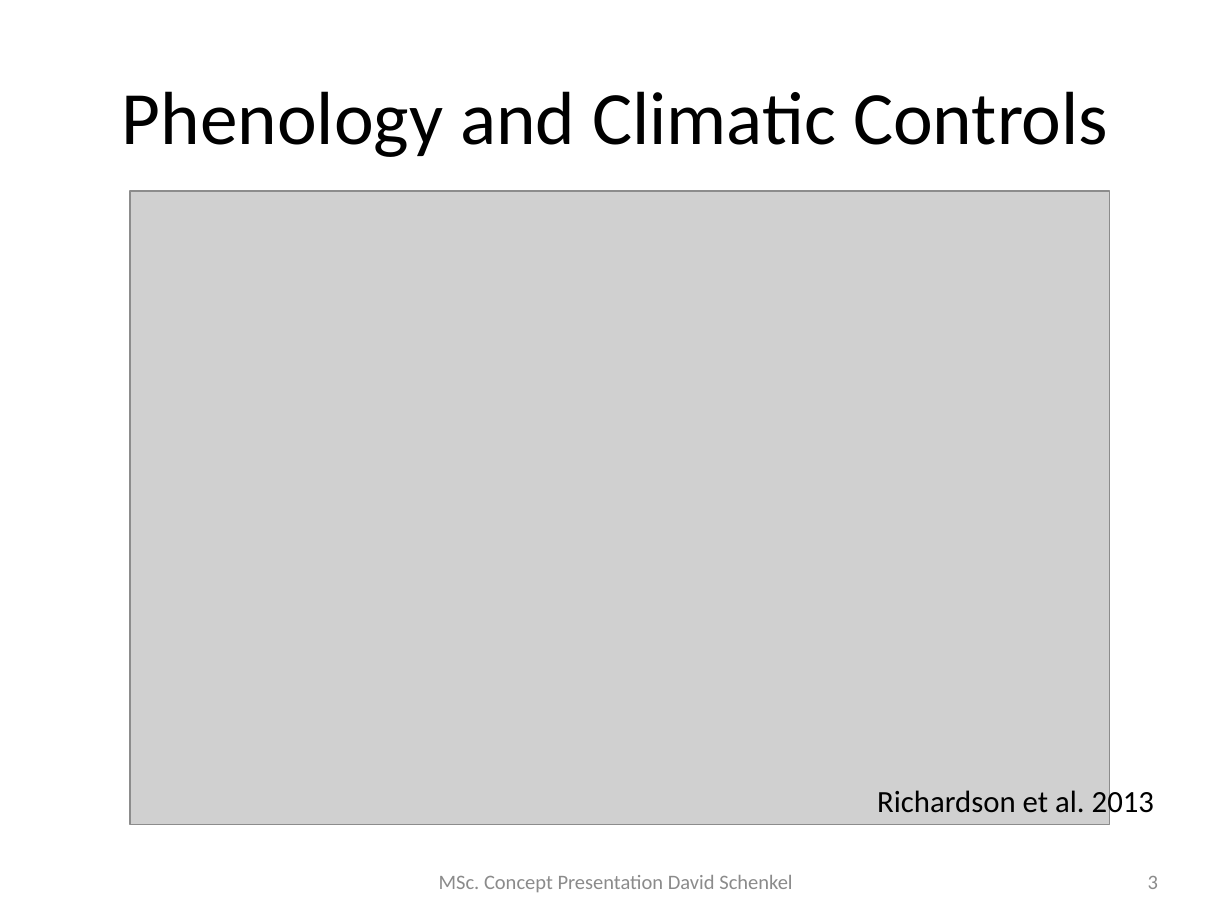
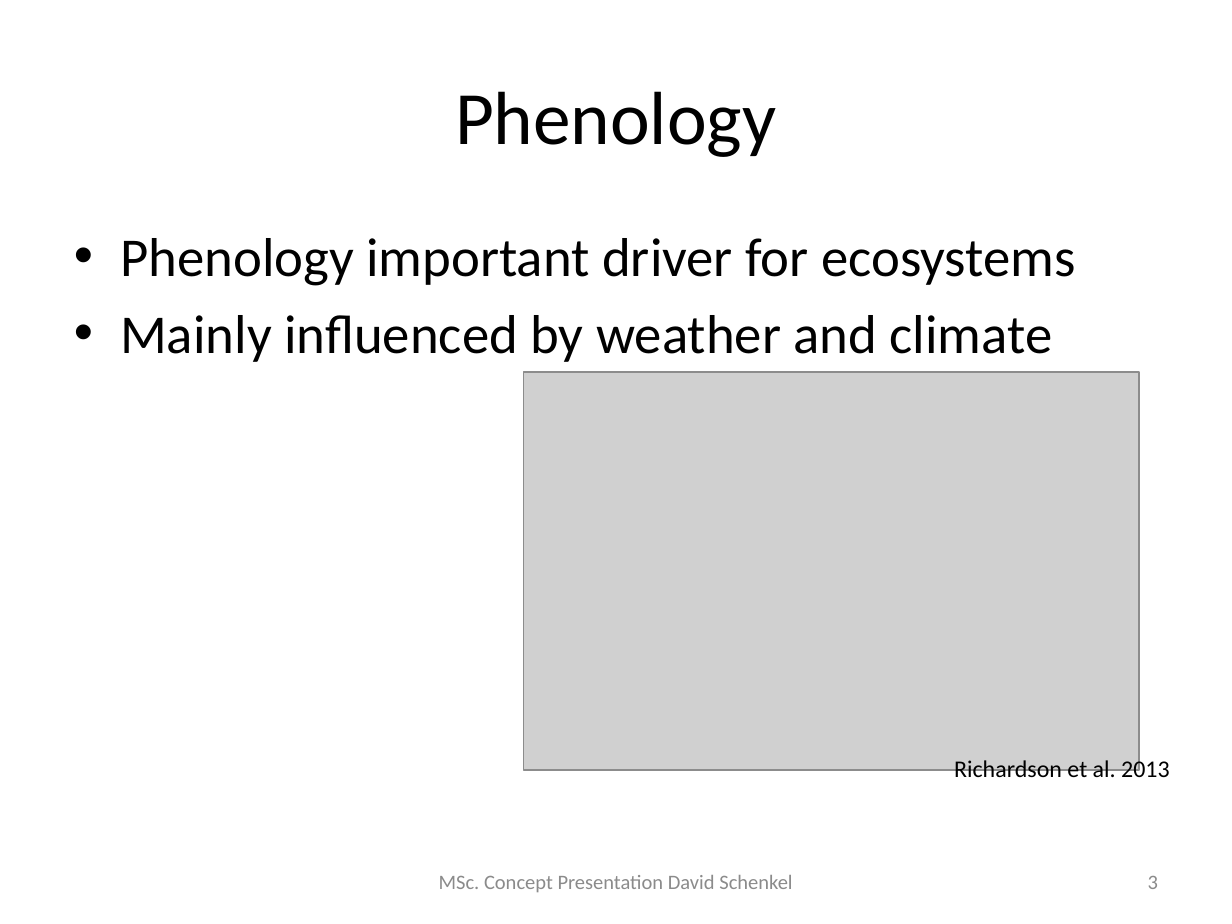
Before and after one commit to dschenkel/geo511, a slide deck: slide 3 of concept_presentation.pptx. Drawn at 1232x924 pixels with LibreOffice and Linux fonts; fonts in the diff are those of the drawing; grey boxes stand for pictures. Boxes give left, top, right and bottom in pixels: in the first picture for what was removed or moved away, otherwise in the second. Text is boxed around its words. In the diff, an @@ line names an element or a change of style, - is before the commit and + after.

```diff
--- a/concept_presentation.pptx
+++ b/concept_presentation.pptx
@@ title at (x1=455, y1=91, x2=776, y2=157): text changed @@
-Phenology and Climatic Controls
+Phenology
@@ text added at (x1=120, y1=238, x2=1076, y2=362), 32 pt, text #000000 @@
+• Phenology important driver for ecosystems
+• Mainly influenced by weather and climate
@@ picture resized from (x1=131, y1=191, x2=1110, y2=824) to (x1=524, y1=372, x2=1140, y2=770) @@
@@ text "Richardson et al. 2013" moved from (x1=877, y1=786, x2=1154, y2=820) to (x1=954, y1=756, x2=1170, y2=783) @@
@@ text "Richardson et al. 2013" at (x1=954, y1=756, x2=1170, y2=783): size 18 to 14 pt @@
```
Also in this commit, not shown: 11 other slides changed, 3 slides added, 3 other files.
